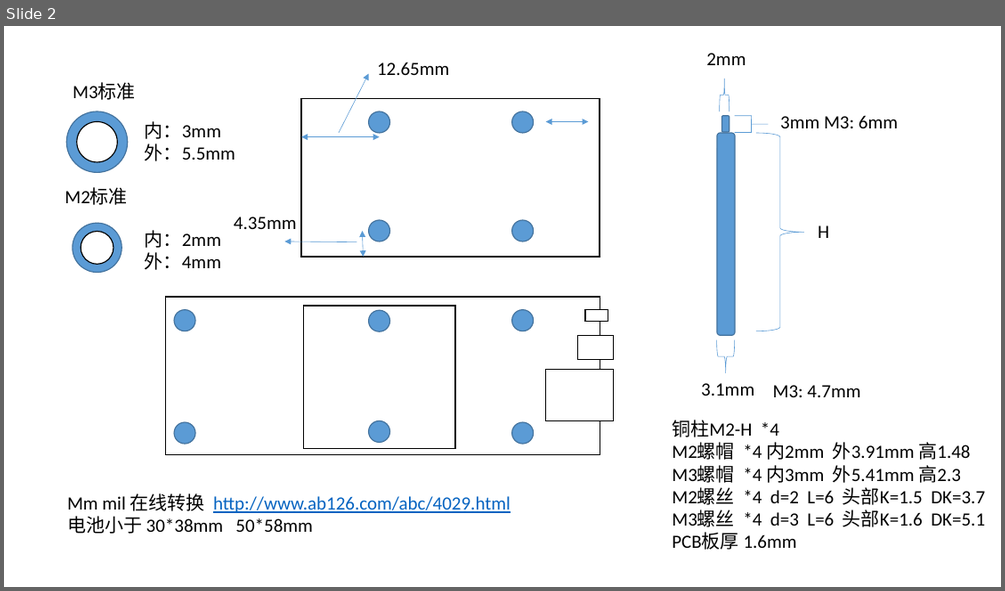
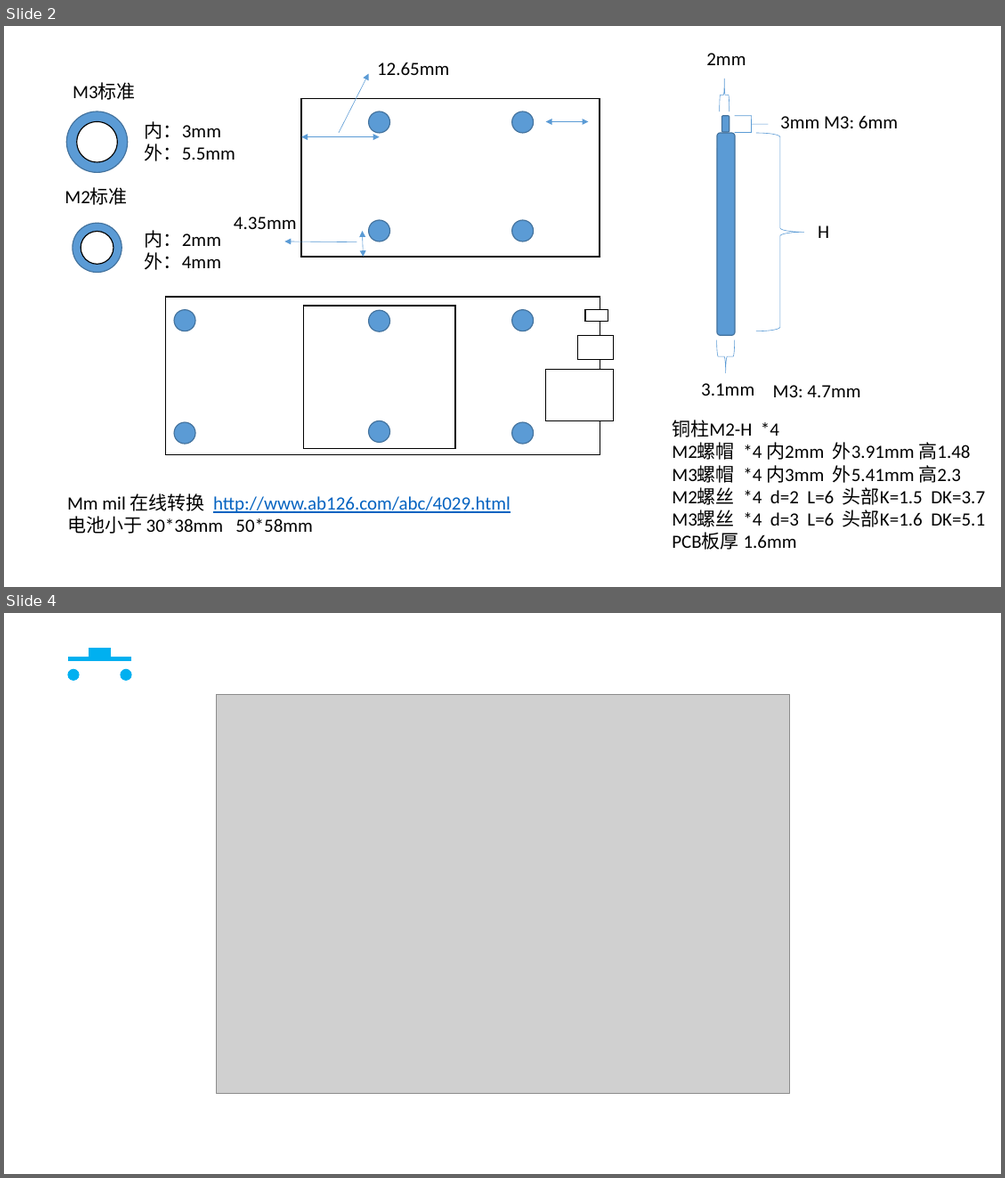
Before and after one commit to GavinGY/MoveWiFi, a slide deck: graphic.pptx. Shown one above the other, each under a label of ours: slide 2 before the commit, slides 2 and 4 after it; the slides between them are not shown. The pictures are 1005x591 and 1005x1178 pixels, drawn with LibreOffice and Linux fonts; fonts in the diff are those of the drawing; grey boxes stand for pictures. Boxes give left, top, right and bottom in pixels: in the first picture for what was removed or moved away, otherwise in the second. Text is boxed around its words. In the diff, an @@ line names an element or a change of style, - is before the commit and + after.

```diff
--- a/graphic.pptx
+++ b/graphic.pptx
@@ slide 4 added at box(4, 613, 1001, 1174), background #FFFFFF @@
@@ line added from (68, 658) to (131, 658), #00B0F0 4.5 pt @@
@@ rectangle added at box(89, 648, 111, 658), fill #00B0F0, outline #00B0F0 1 pt @@
@@ ellipse added at box(68, 669, 79, 680), fill #00B0F0, outline #00B0F0 1 pt @@
@@ ellipse added at box(121, 669, 131, 680), fill #00B0F0, outline #00B0F0 1 pt @@
@@ picture added at box(216, 694, 789, 1093) @@
```
Also in this commit, not shown: 1 other slide added, 2 slides removed, 2 other files.
